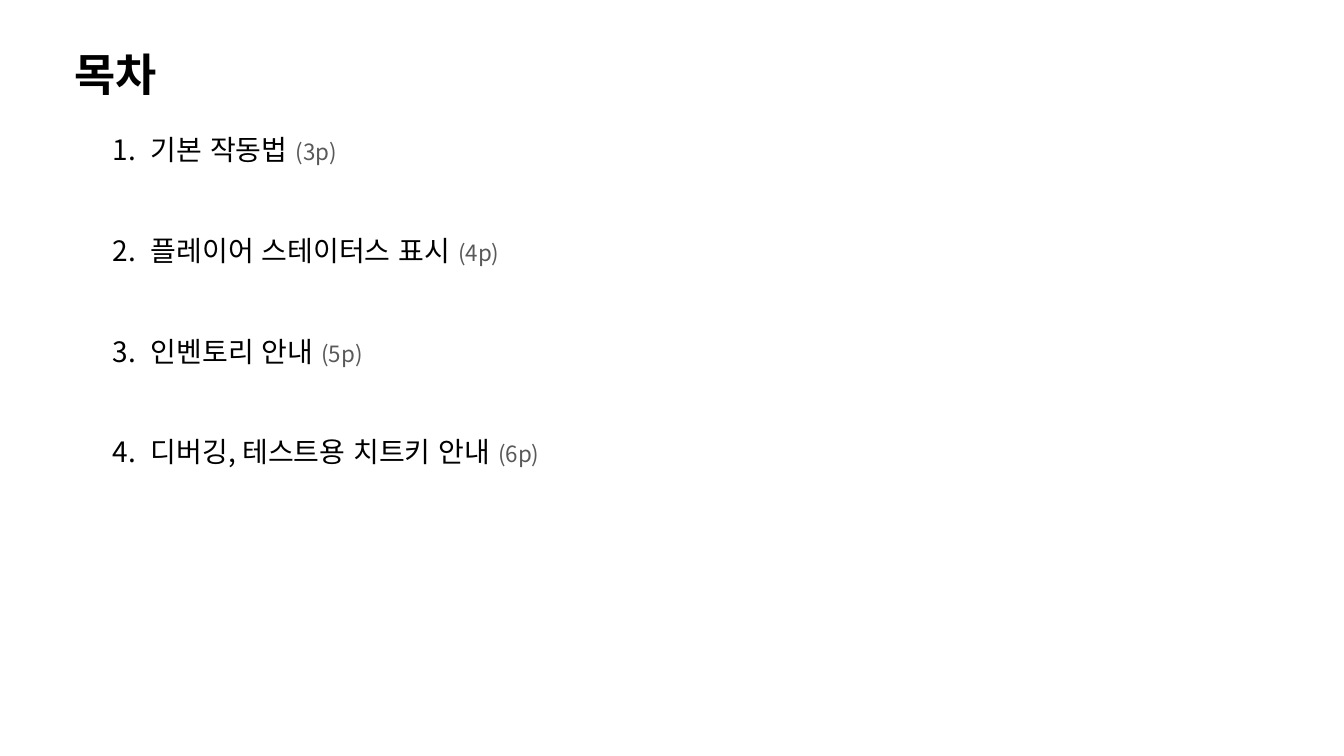
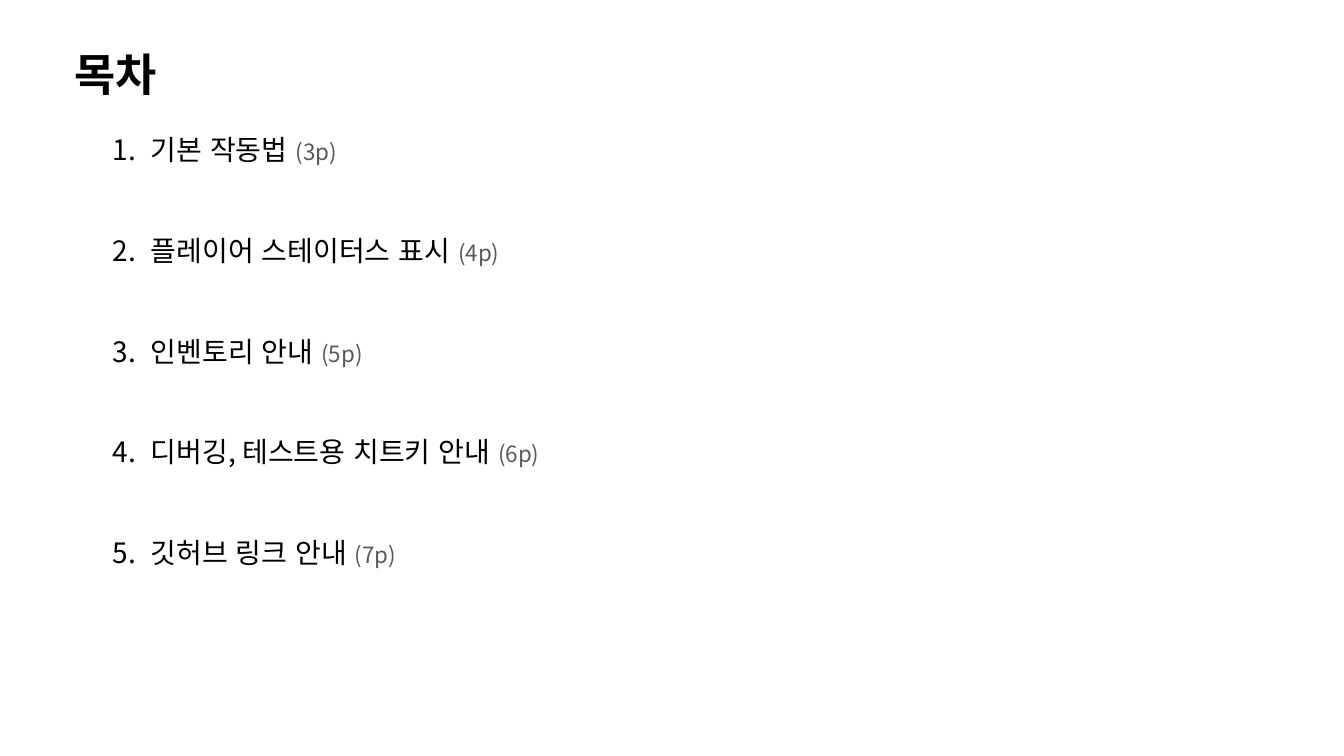
Before and after one commit to JeonJohnson/ConsoleRPG_CS, a slide deck: slide 2 of 기초 VR프로그래밍_텍스트알피지_플레이방법.pptx. Drawn at 1344x756 pixels with LibreOffice and Linux fonts; fonts in the diff are those of the drawing. Boxes give left, top, right and bottom in pixels: in the first picture for what was removed or moved away, otherwise in the second. Text is boxed around its words. In the diff, an @@ line names an element or a change of style, - is before the commit and + after.

```diff
--- a/기초 VR프로그래밍_텍스트알피지_플레이방법.pptx
+++ b/기초 VR프로그래밍_텍스트알피지_플레이방법.pptx
@@ text at [151, 539, 396, 568]: paragraph added @@
+5. 깃허브 링크 안내 (7p)
```
Also in this commit, not shown: 1 slide added.
